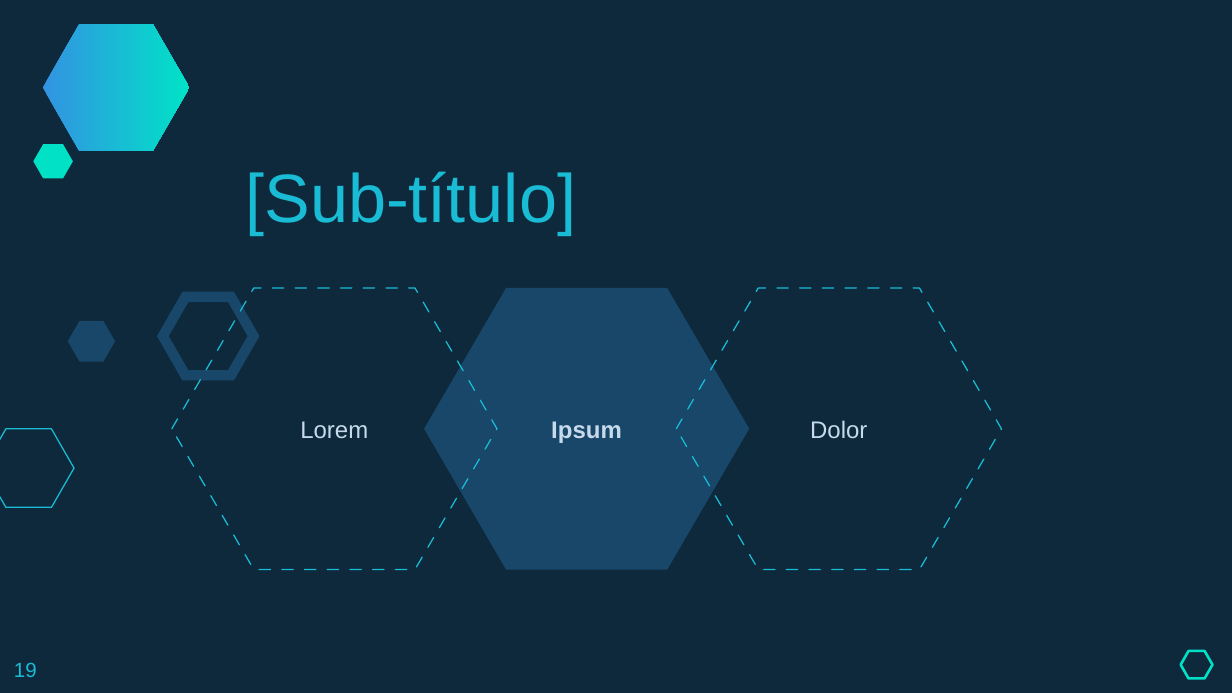
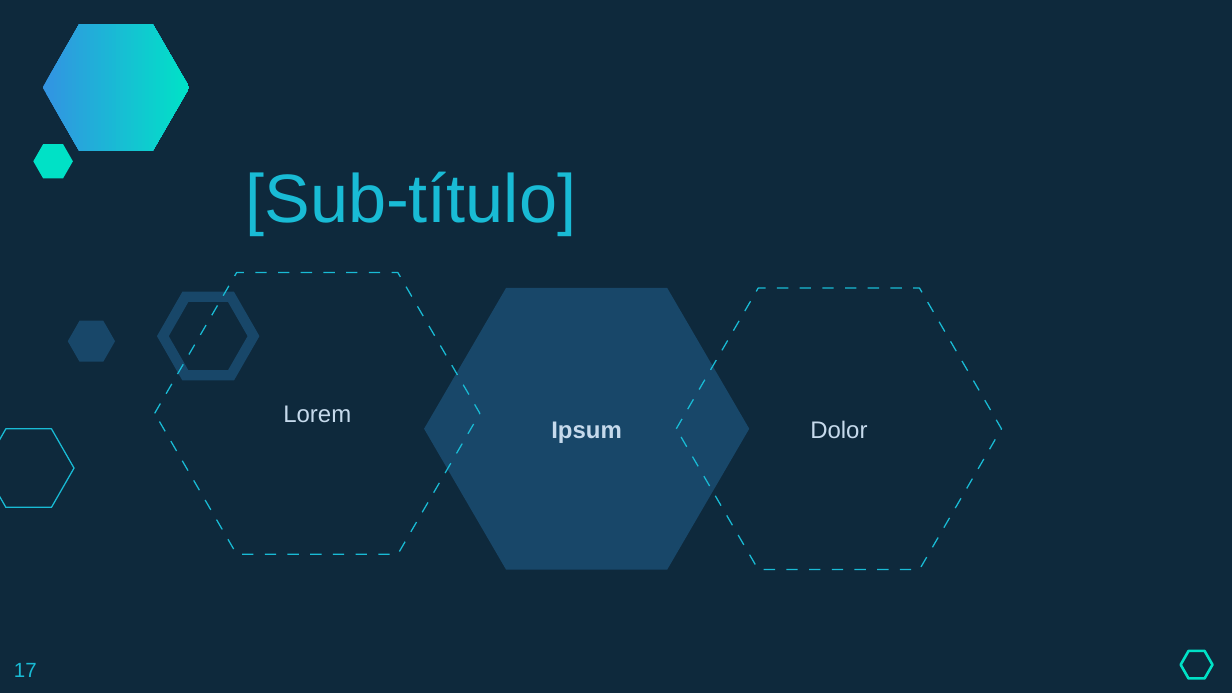
Before and after one commit to dmfrodrigues/feup-pf-proj, a slide deck: slide 17 of apresentacao/apresentacao_grupo_4.pptx (slide 19 before the commit). Drawn at 1232x693 pixels with LibreOffice and Linux fonts; fonts in the diff are those of the drawing. Boxes give left, top, right and bottom in pixels: in the first picture for what was removed or moved away, otherwise in the second. Text is boxed around its words. In the diff, an @@ line names an element or a change of style, - is before the commit and + after.

```diff
--- a/apresentacao/apresentacao_grupo_4.pptx
+++ b/apresentacao/apresentacao_grupo_4.pptx
@@ freeform shape added at (x1=155, y1=272, x2=480, y2=554), outline #19BBD5 0.74 pt @@
@@ hexagon removed at (x1=163, y1=297, x2=254, y2=376) @@
@@ freeform shape added at (x1=163, y1=297, x2=254, y2=376), outline #184769 6.01 pt @@
@@ freeform shape added at (x1=424, y1=288, x2=749, y2=570), fill #184769 @@
@@ text "Lorem" moved from (x1=171, y1=288, x2=496, y2=570) to (x1=283, y1=405, x2=351, y2=422) @@
@@ text "Lorem" at (x1=283, y1=405, x2=351, y2=422): outline #19BBD5 0.74 pt to none @@
@@ text "Ipsum" moved from (x1=424, y1=288, x2=749, y2=570) to (x1=551, y1=421, x2=622, y2=443) @@
@@ text "Ipsum" at (x1=551, y1=421, x2=622, y2=443): fill #184769 to none @@
@@ page number removed at (x1=14, y1=662, x2=37, y2=677) @@
-19
@@ page number added at (x1=14, y1=663, x2=37, y2=677), 12 pt, text #19BBD5 @@
+17
```
Also in this commit, not shown: 22 other slides changed, 2 slides removed.
